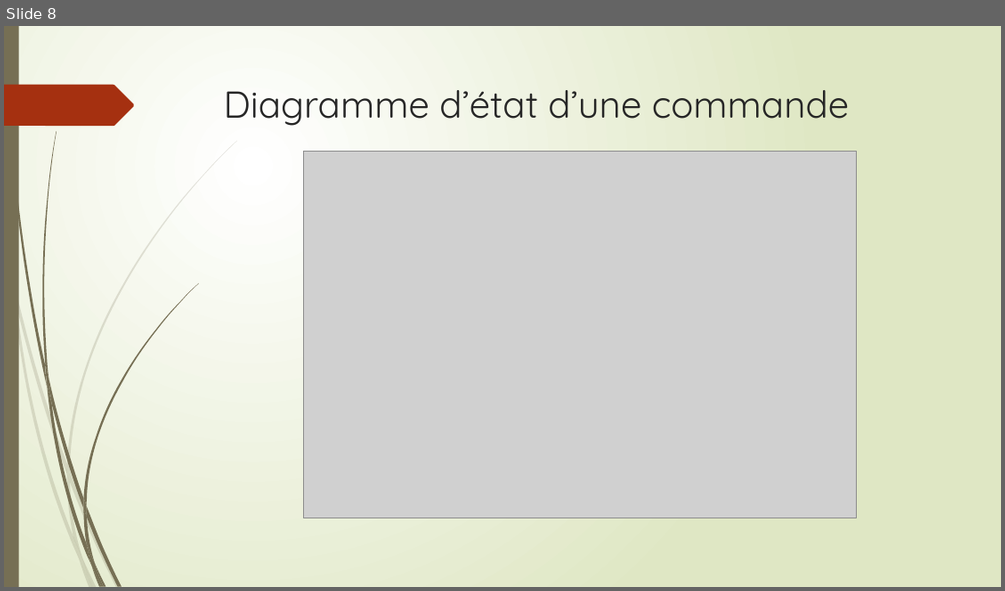
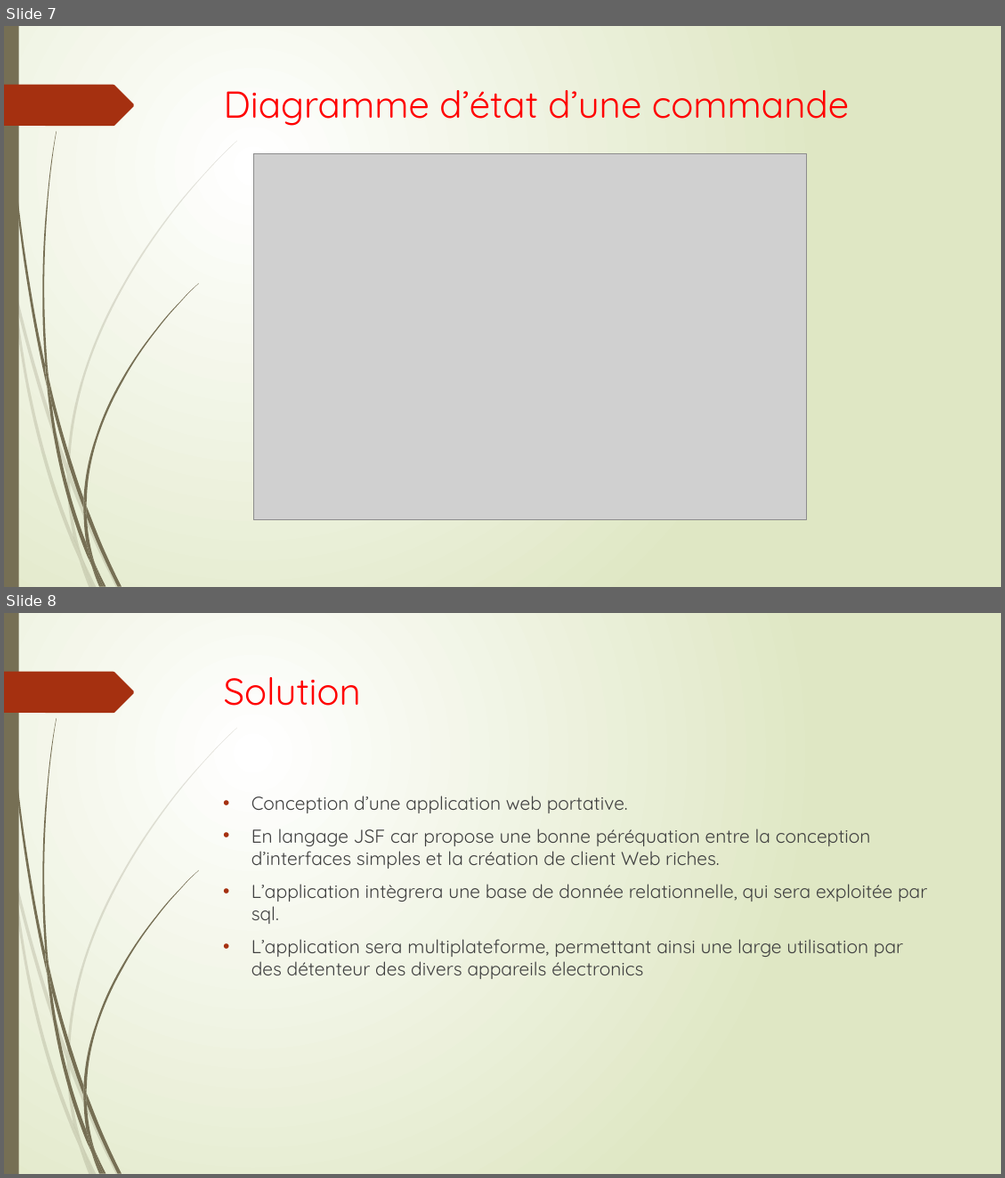
Before and after one commit to enyo10/Project4, a slide deck: OC Pizzeria.pptx. Shown one above the other, each under a label of ours: slide 8 before the commit, slides 7 and 8 after it. The pictures are 1005x591 and 1005x1178 pixels, drawn with LibreOffice and Linux fonts; fonts in the diff are those of the drawing; grey boxes stand for pictures. Boxes give left, top, right and bottom in pixels: in the first picture for what was removed or moved away, otherwise in the second. Text is boxed around its words. In the diff, an @@ line names an element or a change of style, - is before the commit and + after.

```diff
--- a/OC Pizzeria.pptx
+++ b/OC Pizzeria.pptx
@@ slide 8 added at bbox=[4, 613, 1001, 1174], background gradient #FFFFFF to #DFE8C4; not listed: 24 template elements that a slide beside it also shows @@
@@ title added at bbox=[224, 677, 361, 706], 36 pt, text #FF0000 @@
+Solution
@@ text added at bbox=[251, 795, 927, 979], 18 pt, text #404040 @@
+• Conception d’une application web portative.
+• En langage JSF car propose une bonne péréquation entre la conception d’interfaces simples et la création de client Web riches.
+• L’application intègrera une base de donnée relationnelle, qui sera exploitée par sql.
+• L’application sera multiplateforme, permettant ainsi une large utilisation par des détenteur des divers appareils électronics
@@ what was slide 8 is now slide 7 @@
@@ slide 7 changed as well @@
@@ title "Diagramme d’état d’une commande" at bbox=[224, 90, 849, 126]: text colour #262626 to #FF0000 @@
@@ picture: place and size @@
-picture at bbox=[304, 151, 857, 517]
+picture at bbox=[254, 153, 807, 520]
```
Also in this commit, not shown: 6 other slides changed, 2 slides removed, 7 other files.
